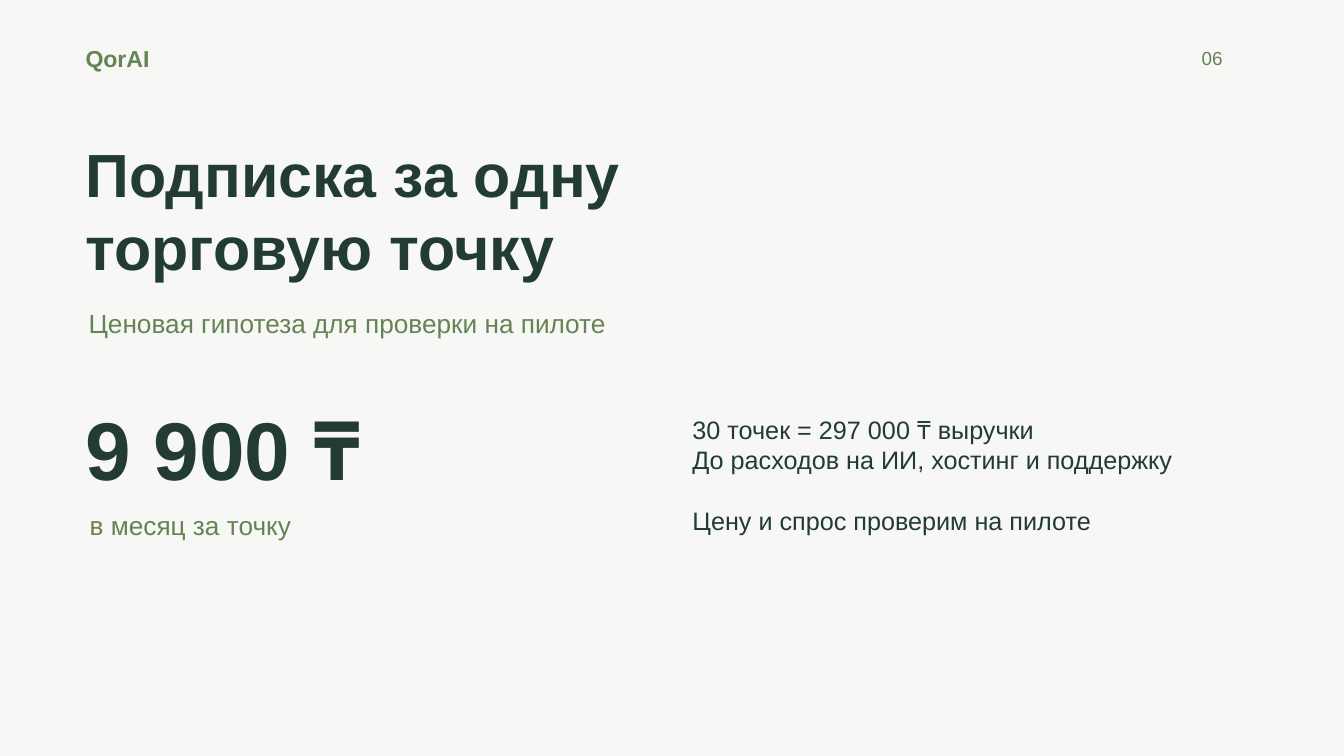
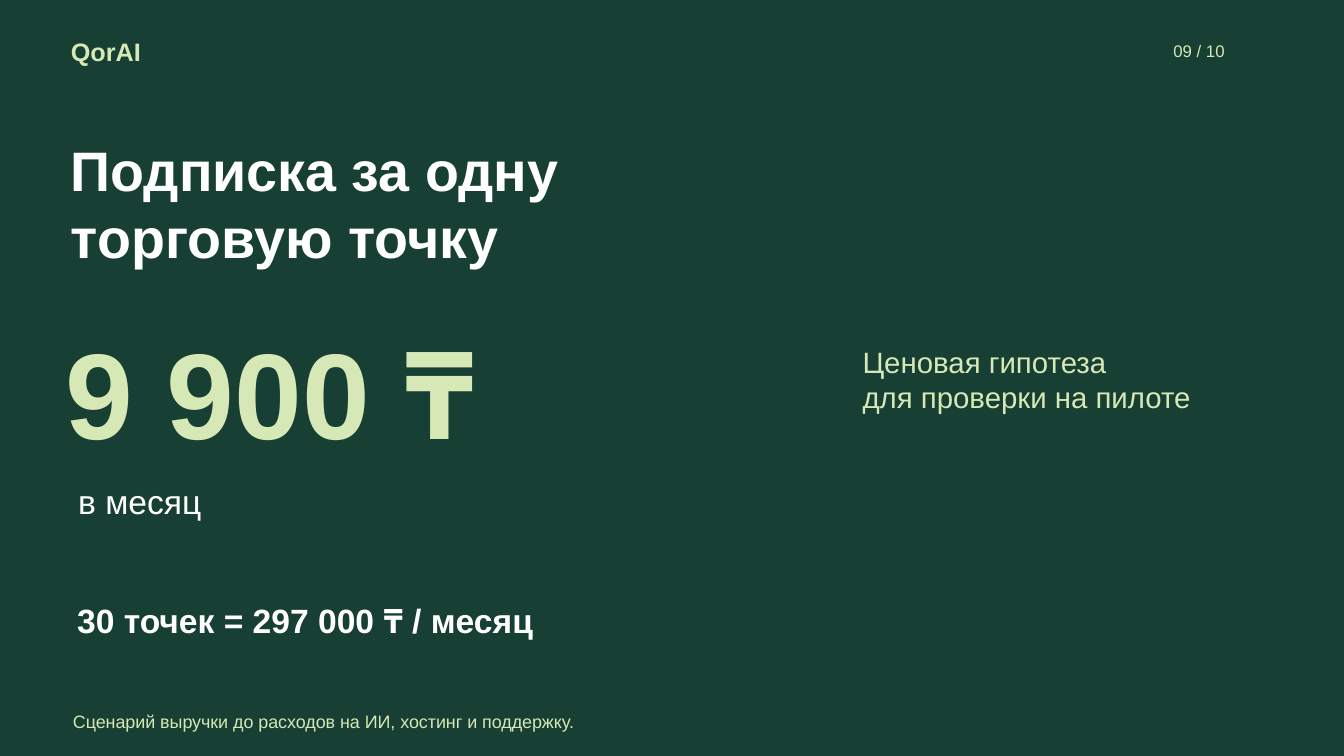
Before and after one commit to nursultantulegen11-commits/qorai, a slide deck: slide 9 of docs/QorAI-Idea-Battle.pptx (slide 6 before the commit). Drawn at 1344x756 pixels with LibreOffice and Linux fonts; fonts in the diff are those of the drawing. Boxes give left, top, right and bottom in pixels: in the first picture for what was removed or moved away, otherwise in the second. Text is boxed around its words. In the diff, an @@ line names an element or a change of style, - is before the commit and + after.

```diff
--- a/docs/QorAI-Idea-Battle.pptx
+++ b/docs/QorAI-Idea-Battle.pptx
@@ background #F7F8F5 to #173F33 @@
@@ text "QorAI" moved from (x1=86, y1=51, x2=150, y2=72) to (x1=71, y1=43, x2=141, y2=66) @@
@@ text "QorAI" at (x1=71, y1=43, x2=141, y2=66): size 16.5 to 18 pt, text colour #668354 to #D5E8B6 @@
@@ text added at (x1=1173, y1=45, x2=1225, y2=57), 12 pt, text #D5E8B6 @@
+09 / 10
@@ text removed at (x1=1202, y1=52, x2=1223, y2=65) @@
-06
@@ text "Подписка за одну" moved from (x1=86, y1=155, x2=620, y2=281) to (x1=71, y1=152, x2=558, y2=268) @@
@@ text "Подписка за одну" at (x1=71, y1=152, x2=558, y2=268): size 43.5 to 39.8 pt, text colour #233C32 to #FFFFFF @@
@@ text "9 900 ₸" moved from (x1=85, y1=423, x2=291, y2=481) to (x1=66, y1=354, x2=370, y2=440) @@
@@ text "9 900 ₸" at (x1=66, y1=354, x2=370, y2=440): size 58.5 to 87 pt, text colour #233C32 to #D5E8B6 @@
@@ text at (x1=863, y1=352, x2=1191, y2=414): text changed; size 18.8 to 21 pt; text colour #668354 to #D5E8B6 @@
-Ценовая гипотеза для проверки на пилоте
+Ценовая гипотеза
+для проверки на пилоте
@@ text at (x1=78, y1=496, x2=201, y2=521): text changed; size 18.8 to 24 pt; text colour #668354 to #FFFFFF @@
-в месяц за точку
+в месяц
@@ text added at (x1=77, y1=609, x2=533, y2=640), 24 pt, text #FFFFFF, bold @@
+30 точек = 297 000 ₸ / месяц
@@ text at (x1=73, y1=714, x2=574, y2=732): text changed; size 18 to 12.8 pt; text colour #233C32 to #D5E8B6 @@
-30 точек = 297 000 ₸ выручки
-До расходов на ИИ, хостинг и поддержку
-Цену и спрос проверим на пилоте
+Сценарий выручки до расходов на ИИ, хостинг и поддержку.
```
Also in this commit, not shown: 9 slides added, 7 slides removed, 21 other files.
